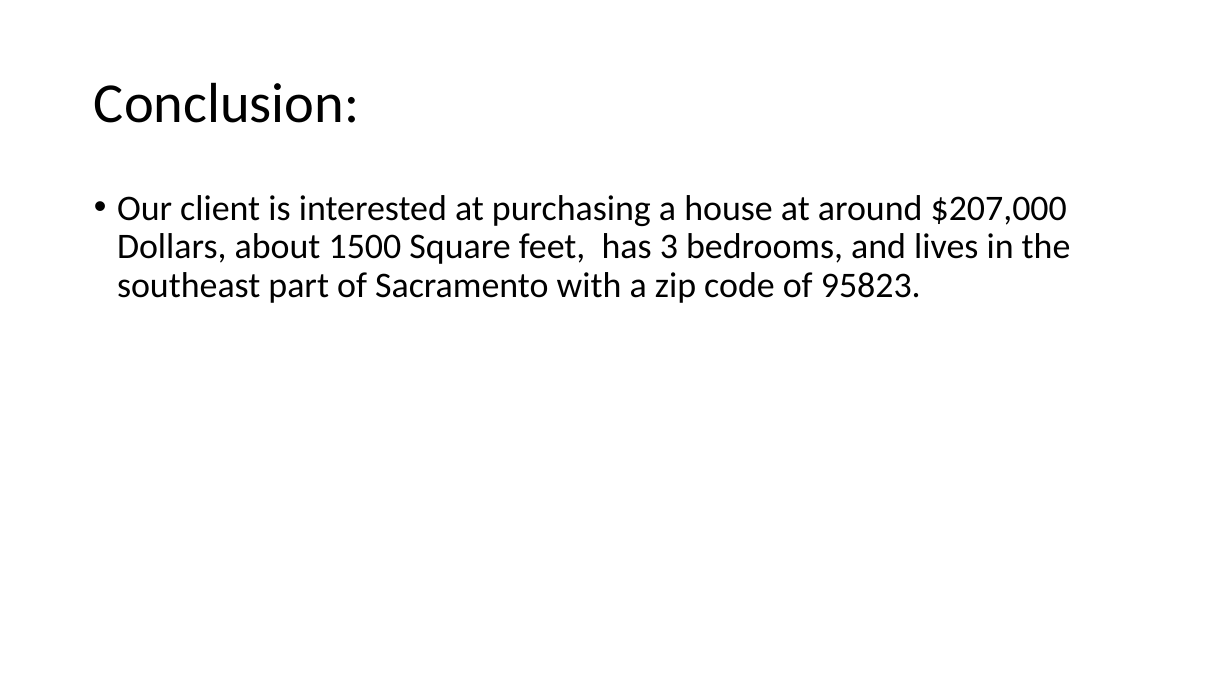
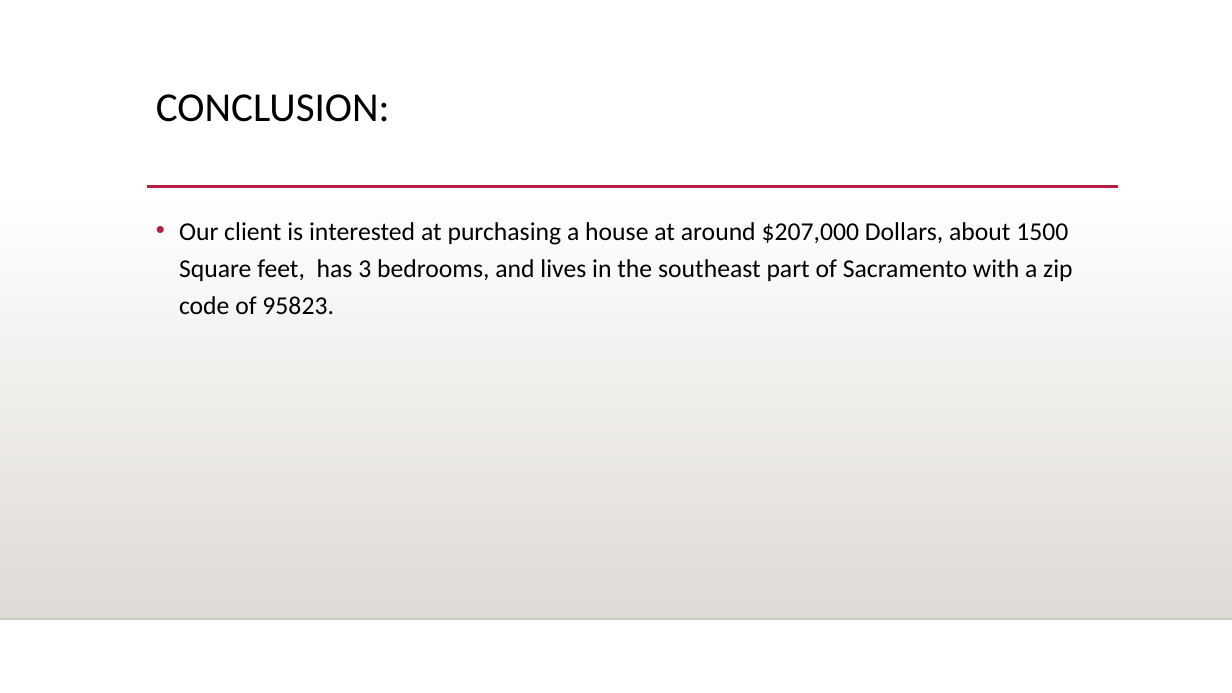
Before and after one commit to scavazos4/Project_One, a slide deck: slide 13 of Sacramento Real Estate.pptx (slide 11 before the commit). Drawn at 1232x693 pixels with LibreOffice and Linux fonts; fonts in the diff are those of the drawing; background and template pictures are left out. Boxes give left, top, right and bottom in pixels: in the first picture for what was removed or moved away, otherwise in the second. Text is boxed around its words. In the diff, an @@ line names an element or a change of style, - is before the commit and + after.

```diff
--- a/Sacramento Real Estate.pptx
+++ b/Sacramento Real Estate.pptx
@@ title "CONCLUSION:" at bbox=[156, 94, 390, 122]: vertical alignment middle to top @@
@@ title at bbox=[156, 94, 390, 122]: text changed; size 44 to 32 pt @@
-Conclusion:
+CONCLUSION:
@@ rectangle added at bbox=[0, 204, 1232, 619], fill gradient #DFDBD5 @@
@@ text "Our client is interested at ...": place and size @@
-text "Our client is interested at ..." at bbox=[117, 195, 1071, 303]
+text "Our client is interested at ..." at bbox=[179, 222, 1073, 315]
@@ text "Our client is interested at ..." at bbox=[179, 222, 1073, 315]: size 28 to 20 pt; line spacing 0.9 to 1.2 @@
@@ line added from (147, 187) to (1118, 187), #B71E42 2.5 pt @@
@@ line added from (0, 619) to (1232, 619), #000001 1 pt @@
```
Also in this commit, not shown: 8 other slides changed, 5 slides added, 3 slides removed, 1 other file.
